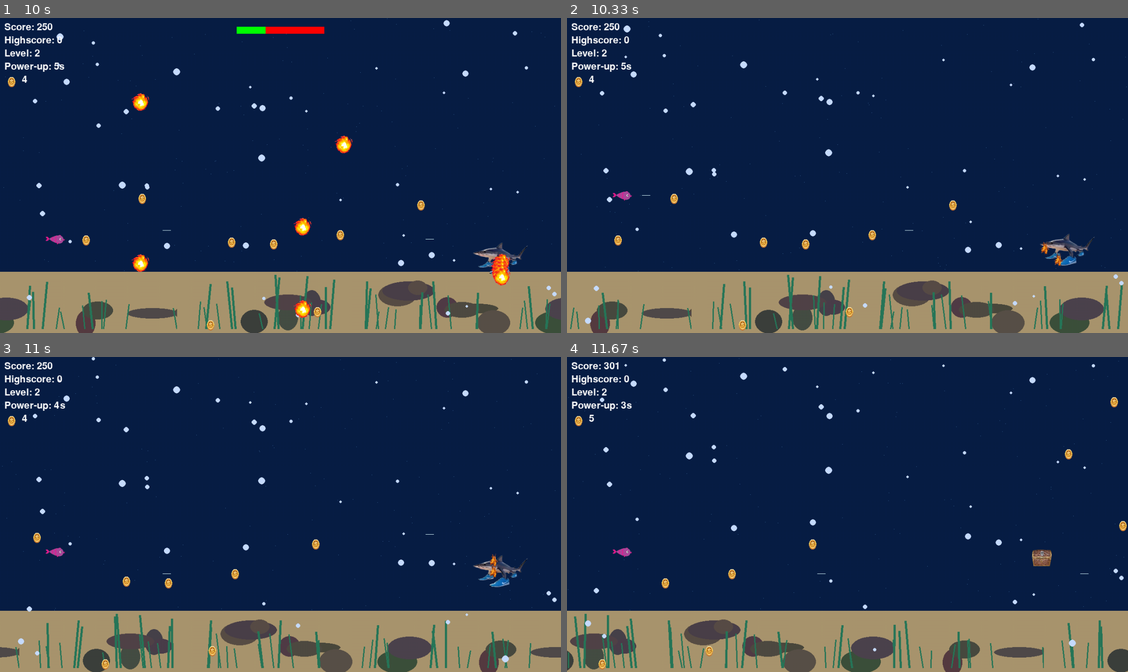
Above: before the commit, frames 1-4 (two rows, left to right).
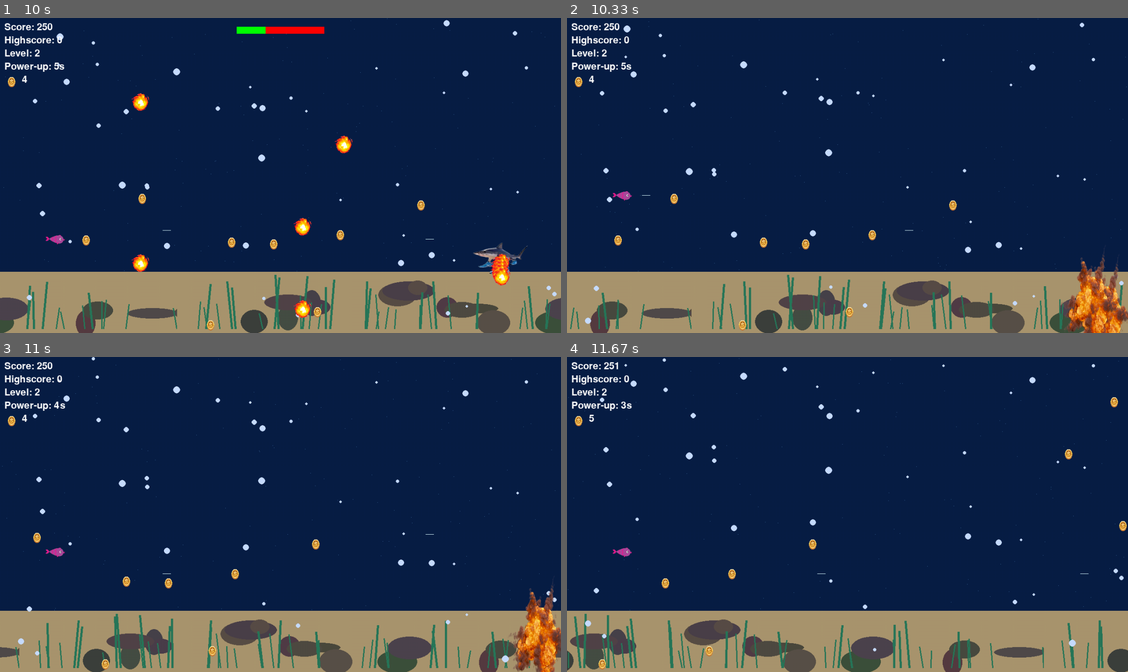
Above: after the commit, the same moments.

Repository: UCLL-introproject-2526/projectweek-46-alibi
Game: pygame game, started from main.py
The game is run twice, just before and just after one commit, with the same random seed, the same clock (stepped at 60 frames per second) and the same inputs.
Inputs (mouse positions are in pixels of both pictures, inside the frame that each line leads up to):
- Up to frame 1 (10 s): click "START GAME" at 0.38 s; hold Down 0.67-1.13 s; move the mouse to (269, 213) at 0.7 s; hold Up 1.17-1.53 s; hold Down 1.57-1.93 s; hold Up 1.97-2.27 s; hold Down 2.3-2.6 s; hold Up 2.63-3 s; hold Down 3.03-3.4 s; hold Up 3.43-3.73 s; hold Down 3.77-4.07 s; hold Up 4.1-4.47 s; hold Down 4.5-4.87 s; hold Up 4.9-5.2 s; hold Down 5.23-5.53 s; hold Up 5.57-5.93 s; hold Down 5.97-6.33 s; hold Up 6.37-6.67 s; hold Down 6.7-7 s; hold Up 7.03-7.4 s; hold Down 7.43-7.8 s; hold Up 7.83-8.13 s; hold Down 8.17-8.47 s; hold Up 8.5-8.87 s; hold Down 8.9-9.27 s; hold Up 9.3-9.6 s; hold Down 9.63-9.93 s; hold Up from 9.97 s (still down)
- Up to frame 2 (10.33 s): keep holding Up
- Up to frame 3 (11 s): release Up at 10.33 s; hold Down 10.37-10.73 s; hold Up from 10.77 s (still down)
- Up to frame 4 (11.67 s): release Up at 11.07 s; hold Down 11.1-11.4 s; hold Up from 11.43 s (still down)

Frame 1 is identical in both runs. In frame 2, 2.1% of the frame differs, in the area x 84-100%, y 68-100%; in frame 3, 1.9%; in frame 4, 0.2%.

Commit message:
explosie

Diff:
--- a/sharks.py
+++ b/sharks.py
@@ -147,7 +147,7 @@
     boss_bullet_image = pygame.transform.scale(boss_bullet_image, (40,40))  # pas grootte aan indien nodig
 
     explosion_image = pygame.image.load("img/explosion.png").convert_alpha()
-    explosion_image = pygame.transform.scale(explosion_image, (40, 40))
+    explosion_image = pygame.transform.scale(explosion_image, (250, 250))
 
     boss_images = [
     pygame.image.load("img/bombini.png").convert_alpha(),
@@ -195,6 +195,8 @@
     boss_dying = False
     boss_explode_timer = 0
     boss_explosions = []
+    dying_boss_rect = None
+
 
 
     # boss spawn elke 250 punten
@@ -445,8 +447,11 @@
                         laser_bullets.remove(bullet)
                         if boss_hp <= 0 and not boss_dying:
                             boss_dying = True
-                            boss_explode_timer = FPS  # ±1 seconde explosies
-                            boss_bullets.clear()      # 💥 KOGELS DIRECT DESPAWNEN
+                            boss_explode_timer = FPS
+                            boss_bullets.clear()
+                            dying_boss_rect = boss_rect.copy()  # 📍 positie vastzetten
+
+
 
 
             if boss_active and boss_rect:
@@ -498,24 +503,26 @@
                         highscore = max(scores)
                         pygame.mixer.music.fadeout(1000)
 
-            if boss_dying and boss_rect:
+            if boss_dying and dying_boss_rect:
                 boss_explode_timer -= 1
 
                 if boss_explode_timer % 6 == 0:
-                    ex = random.randint(boss_rect.left, boss_rect.right - 40)
-                    ey = random.randint(boss_rect.top, boss_rect.bottom - 40)
+                    ex = random.randint(dying_boss_rect.left, dying_boss_rect.right - 40)
+                    ey = random.randint(dying_boss_rect.top, dying_boss_rect.bottom - 40)
                     boss_explosions.append([ex, ey, 15])
+
 
                 if boss_explode_timer <= 0:
                     boss_dying = False
                     boss_active = False
                     boss_rect = None
+                    dying_boss_rect = None
                     boss_explosions.clear()
-                    score += 50
 
                     pygame.mixer.music.fadeout(500)
                     pygame.mixer.music.load(NORMAL_MUSIC)
                     pygame.mixer.music.play(-1)
+
 
 
             # -------------------------------
@@ -535,8 +542,9 @@
             for shark in sharks:
                 screen.blit(shark_image, shark)
 
-            if boss_active and boss_rect:
+            if boss_active and boss_rect and not boss_dying:
                 screen.blit(boss_image, boss_rect)
+
 
             for bullet in boss_bullets:
                 screen.blit(boss_bullet_image, bullet["rect"])
